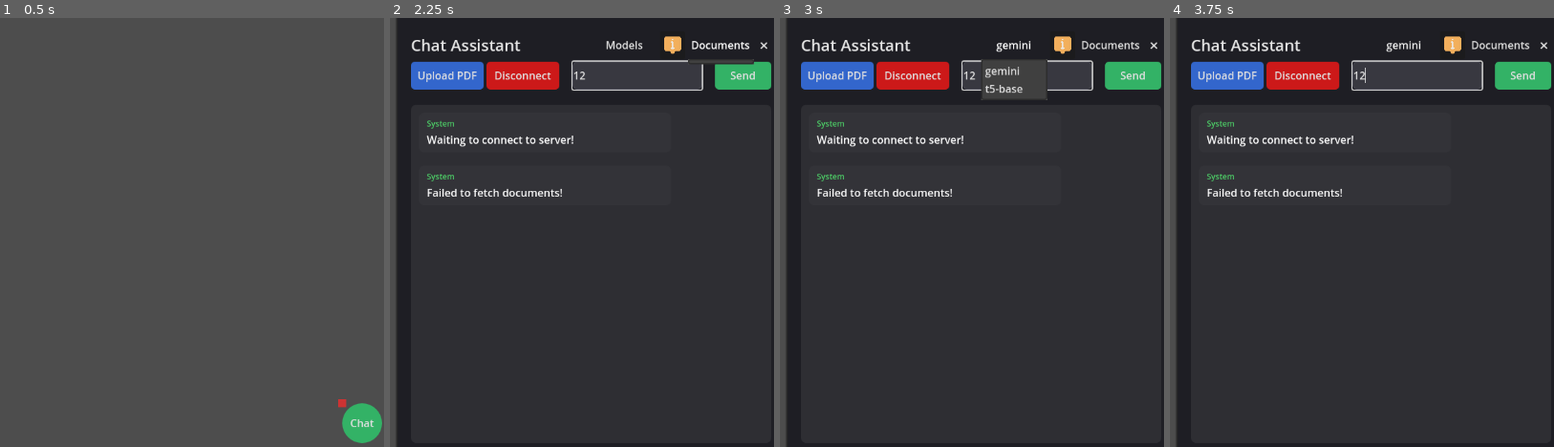
Above: before the commit, frames 1-4 (left to right).
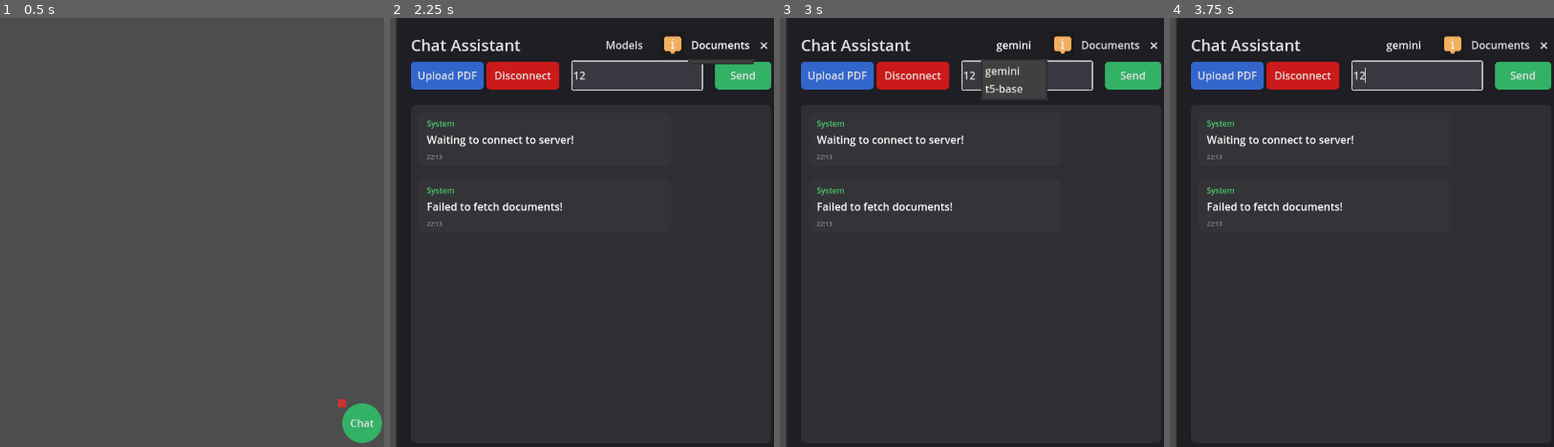
Above: after the commit, the same moments.

Repository: Tesnim19/godot-chatbot
Game: Godot game, scene res://control.tscn
The game is run twice, just before and just after one commit, with the same random seed, the same clock (stepped at 60 frames per second) and the same inputs.
Inputs (mouse positions are in pixels of both pictures, inside the frame that each line leads up to):
- Up to frame 1 (0.5 s): no input
- Up to frame 2 (2.25 s): click "Chat" at 0.5 s; click (635, 73) at 1.27 s; type "12" at 1.35 s; click "Documents" at 2 s
- Up to frame 3 (3 s): click "Models" at 2.75 s
- Up to frame 4 (3.75 s): click "gemini" at 3.5 s

Frame 1 is identical in both runs. In frame 2, 0.9% of the frame differs, in the area x 9-45%, y 31-49%; in frame 3, 0.9%; in frame 4, 0.9%.

Commit message:
Add timestamp display to messages for improved context

Diff:
--- a/godot-project/control.gd
+++ b/godot-project/control.gd
@@ -915,6 +915,23 @@
 
 		content.add_child(metadata_container)
 
+	# Add timestamp
+	var current_time = Time.get_datetime_dict_from_system()
+	var timestamp_label = Label.new()
+	timestamp_label.text = "%02d:%02d" % [current_time.hour, current_time.minute]
+	timestamp_label.add_theme_font_size_override("font_size", 9)
+	timestamp_label.add_theme_color_override("font_color", Color(0.6, 0.6, 0.6))
+	timestamp_label.horizontal_alignment = HORIZONTAL_ALIGNMENT_RIGHT if is_user else HORIZONTAL_ALIGNMENT_LEFT
+	timestamp_label.size_flags_horizontal = Control.SIZE_EXPAND_FILL
+
+	# Add a small margin above the timestamp
+	var timestamp_margin = MarginContainer.new()
+	timestamp_margin.add_theme_constant_override("margin_top", 4)
+	timestamp_margin.size_flags_horizontal = Control.SIZE_EXPAND_FILL
+	timestamp_margin.add_child(timestamp_label)
+
+	content.add_child(timestamp_margin)
+
 	# Assemble the message
 	content_margin.add_child(content)
 	message_bubble.add_child(content_margin)
